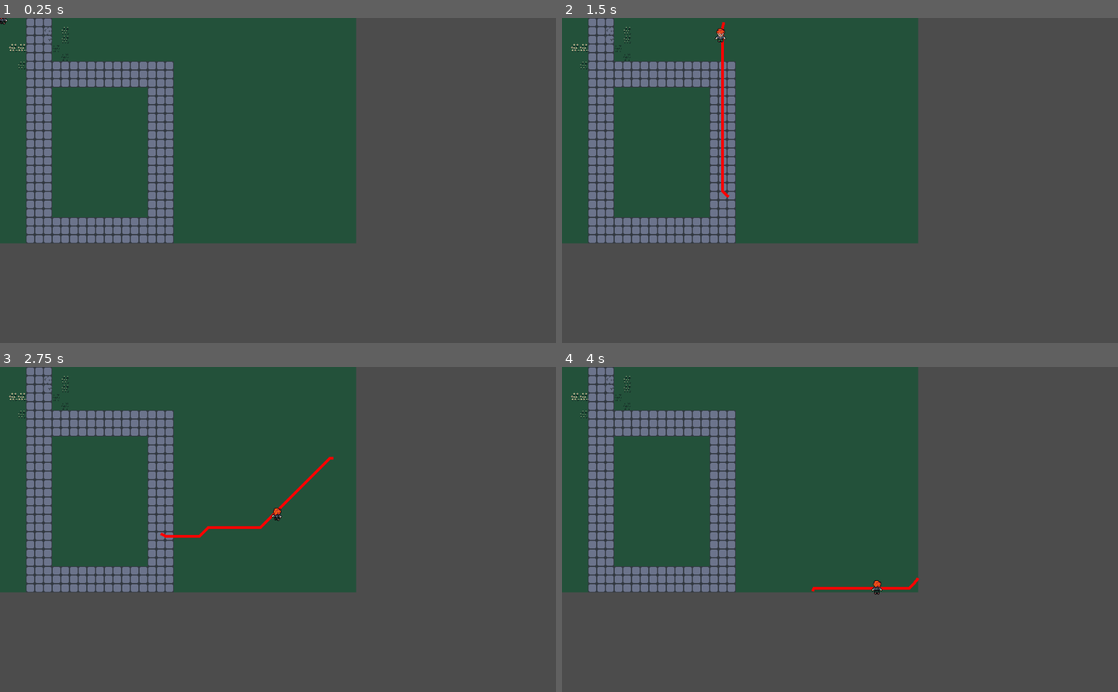
Above: before the commit, frames 1-4 (two rows, left to right).
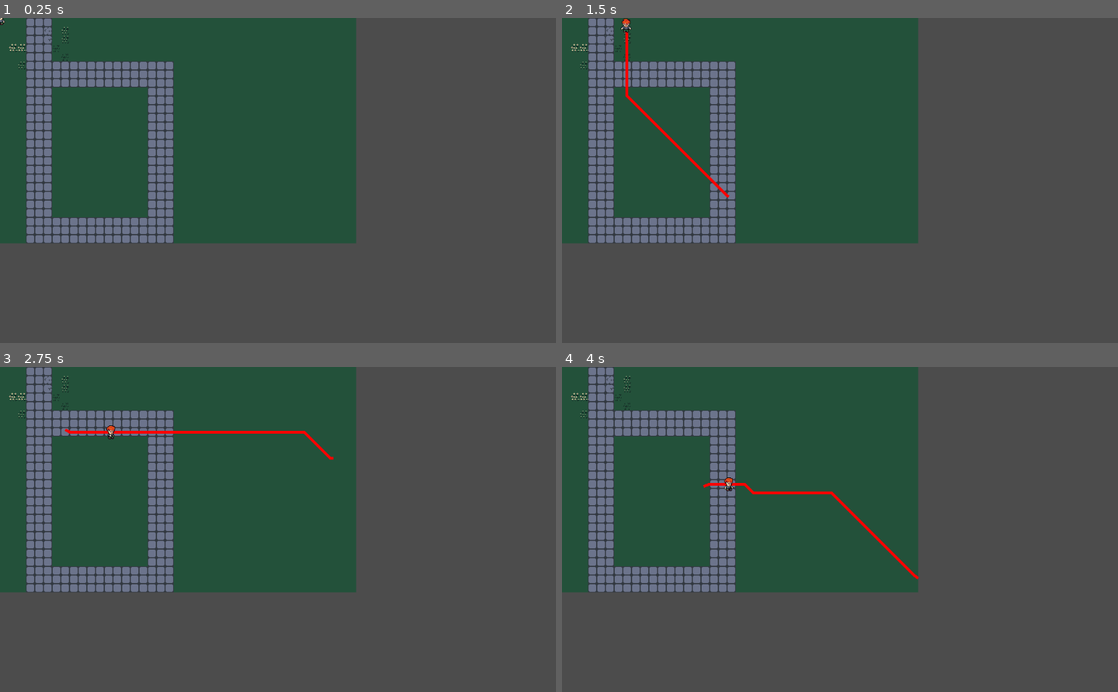
Above: after the commit, the same moments.

Repository: GiovanniBSonaglio/FarmDash
Game: Godot game, scene res://World/World.tscn
Same seed, same stepped clock (60 frames per second), same inputs: the game is played once before the commit and once after it.
Inputs (mouse positions are in pixels of both pictures, inside the frame that each line leads up to):
- Up to frame 1 (0.25 s): no input
- Up to frame 2 (1.5 s): tap Enter at 0.5 s; move the mouse to (962, 164) at 0.52 s; click (962, 164) at 0.67 s; move the mouse to (728, 196) at 1.27 s; click (728, 196) at 1.42 s
- Up to frame 3 (2.75 s): move the mouse to (333, 458) at 2.02 s; click (333, 458) at 2.17 s
- Up to frame 4 (4 s): move the mouse to (812, 594) at 2.77 s; click (812, 594) at 2.92 s; move the mouse to (1006, 578) at 3.52 s; click (1006, 578) at 3.67 s

The runs differ from the first frame. In frame 1, less than 0.1% of the frame differs, in the area x 0-2%, y 0-3%; in frame 2, 0.7%; in frame 3, 0.9%, in the area x 11-60%, y 17-53%; in frame 4, 0.7%.

Commit message:
Corrected spritesheet and animation

Diff:
--- a/Map/Map.tscn
+++ b/Map/Map.tscn
@@ -300,12 +300,14 @@
 
 [node name="Map" type="Node2D"]
 
-[node name="Ground" type="TileMap" parent="."]
+[node name="Navigation2D" type="Navigation2D" parent="."]
+
+[node name="Ground" type="TileMap" parent="Navigation2D"]
 position = Vector2( -16, -480 )
 tile_set = SubResource( 15 )
 cell_size = Vector2( 16, 16 )
 format = 1
 tile_data = PoolIntArray( 1966081, 15, 0, 1966082, 15, 0, 1966083, 15, 0, 1966084, 2, 0, 1966085, 2, 0, 1966086, 2, 0,  …(16756 unchanged characters)…
 
-[node name="AboveGround" type="TileMap" parent="."]
+[node name="AboveGround" type="TileMap" parent="Navigation2D"]
 format = 1
--- a/Player.gd
+++ b/Player.gd
@@ -1,9 +1,8 @@
 extends Node
 
-onready var nav_2d: Navigation2D = $Navigation2D#get_node("/root/Map/Map/Navigation2D")
+onready var nav_2d: Navigation2D = get_tree().get_root().get_node("World").get_node("Map").get_node("Navigation2D")
 onready var line_2d: Line2D = $Line2D
 onready var character: Sprite = $Character
-onready var animation: AnimationPlayer = $AnimationPlayer
 
 func _unhandled_input(event):
 	if not event is InputEventMouseButton:
@@ -12,17 +11,6 @@
 		return
 
 	var new_path = nav_2d.get_simple_path(Vector2(character.global_position), Vector2(event.global_position), false)
-	if event.global_position.x > character.global_position.x:
-		print("Right")
-		animation.play("moveRIGHT")
-	if event.global_position.x < character.global_position.x:
-		print("Left")
-		animation.play("moveLEFT")
-	if event.global_position.y < character.global_position.y:
-		print("Up")
-		animation.play("moveUP")
-	if event.global_position.y > character.global_position.y:
-		print("Down")
-		animation.play("moveDOWN")
+
 	line_2d.points = new_path
 	character.path = new_path
--- a/Player/Character.gd
+++ b/Player/Character.gd
@@ -1,7 +1,10 @@
 extends Sprite
 
-var speed : = 400.0
+onready var animation: AnimationPlayer = $AnimationPlayer
+
+var speed : = 150.0
 var path : = PoolVector2Array() setget set_path
+var direction = ''
 
 func _ready():
 	set_process(false)
@@ -9,13 +12,27 @@
 func _process(delta: float):
 	var move_distance : = speed * delta
 	move_along_path(move_distance)
+	animate_movement()
 
 func move_along_path(distance: float):
 	var start_point: = position
+
 	for i in range(path.size()):
 		var distance_to_next : = start_point.distance_to(path[0])
+
 		if distance <= distance_to_next and distance >= 0.0:
 			position = start_point.linear_interpolate(path[0], distance / distance_to_next)
+			direction = path[0]
+
+			if path[0].x > position.x:
+				direction = 'right'
+			if path[0].x < position.x:
+				direction = 'left'
+			if path[0].y < position.y:
+				direction = 'up'
+			if path[0].y > position.y:
+				direction = 'down'
+
 			break
 		elif distance < 0.0:
 			position = path[0]
@@ -30,3 +47,13 @@
 	if value.size() == 0:
 		return
 	set_process(true)
+
+func animate_movement():
+	if direction == 'right':
+		animation.play("moveRIGHT")
+	if direction == 'left':
+		animation.play("moveLEFT")
+	if direction == 'up':
+		animation.play("moveUP")
+	if direction == 'down':
+		animation.play("moveDOWN")
--- a/Player/Player.tscn
+++ b/Player/Player.tscn
@@ -1,90 +1,83 @@
-[gd_scene load_steps=9 format=2]
+[gd_scene load_steps=8 format=2]
 
-[ext_resource path="res://Player/PlayerSpritesheet.png" type="Texture" id=1]
+[ext_resource path="res://Player/CharacterSpritesheet.png" type="Texture" id=1]
 [ext_resource path="res://Player.gd" type="Script" id=2]
 [ext_resource path="res://Player/Character.gd" type="Script" id=3]
-[ext_resource path="res://Map/Map.tscn" type="PackedScene" id=4]
 
 [sub_resource type="Animation" id=1]
 resource_name = "moveDOWN"
-length = 0.3
+length = 0.6
 loop = true
+step = 0.15
 tracks/0/type = "value"
-tracks/0/path = NodePath("Character:frame")
+tracks/0/path = NodePath(".:frame")
 tracks/0/interp = 1
 tracks/0/loop_wrap = true
 tracks/0/imported = false
 tracks/0/enabled = true
 tracks/0/keys = {
-"times": PoolRealArray( 0, 0.1, 0.2 ),
-"transitions": PoolRealArray( 1, 1, 1 ),
+"times": PoolRealArray( 0, 0.15, 0.45, 0.6 ),
+"transitions": PoolRealArray( 1, 1, 1, 1 ),
 "update": 1,
-"values": [ 0, 1, 3 ]
+"values": [ 0, 1, 2, 3 ]
 }
 
 [sub_resource type="Animation" id=2]
 resource_name = "moveLEFT"
-length = 0.3
+length = 0.6
 loop = true
+step = 0.15
 tracks/0/type = "value"
-tracks/0/path = NodePath("Character:frame")
+tracks/0/path = NodePath(".:frame")
 tracks/0/interp = 1
 tracks/0/loop_wrap = true
 tracks/0/imported = false
 tracks/0/enabled = true
 tracks/0/keys = {
-"times": PoolRealArray( 0, 0.1, 0.2 ),
-"transitions": PoolRealArray( 1, 1, 1 ),
+"times": PoolRealArray( 0, 0.15, 0.3, 0.45 ),
+"transitions": PoolRealArray( 1, 1, 1, 1 ),
 "update": 1,
-"values": [ 12, 13, 15 ]
+"values": [ 12, 13, 14, 15 ]
 }
 
 [sub_resource type="Animation" id=3]
 resource_name = "moveRIGHT"
-length = 0.3
+length = 0.6
 loop = true
+step = 0.15
 tracks/0/type = "value"
-tracks/0/path = NodePath("Character:frame")
+tracks/0/path = NodePath(".:frame")
 tracks/0/interp = 1
 tracks/0/loop_wrap = true
 tracks/0/imported = false
 tracks/0/enabled = true
 tracks/0/keys = {
-"times": PoolRealArray( 0, 0.1, 0.2 ),
-"transitions": PoolRealArray( 1, 1, 1 ),
+"times": PoolRealArray( 0, 0.15, 0.3, 0.45 ),
+"transitions": PoolRealArray( 1, 1, 1, 1 ),
 "update": 1,
-"values": [ 8, 9, 11 ]
+"values": [ 8, 9, 10, 11 ]
 }
 
 [sub_resource type="Animation" id=4]
 resource_name = "moveUP"
-length = 0.3
+length = 0.6
 loop = true
+step = 0.15
 tracks/0/type = "value"
-tracks/0/path = NodePath("Character:frame")
+tracks/0/path = NodePath(".:frame")
 tracks/0/interp = 1
 tracks/0/loop_wrap = true
 tracks/0/imported = false
 tracks/0/enabled = true
 tracks/0/keys = {
-"times": PoolRealArray( 0, 0.1, 0.2 ),
-"transitions": PoolRealArray( 1, 1, 1 ),
+"times": PoolRealArray( 0, 0.15, 0.3, 0.45 ),
+"transitions": PoolRealArray( 1, 1, 1, 1 ),
 "update": 1,
-"values": [ 4, 5, 7 ]
+"values": [ 4, 5, 6, 7 ]
 }
 
 [node name="Player" type="Node"]
 script = ExtResource( 2 )
-
-[node name="Line2D" type="Line2D" parent="."]
-z_index = 1
-z_as_relative = false
-width = 5.0
-default_color = Color( 1, 0, 0, 1 )
-
-[node name="Navigation2D" type="Navigation2D" parent="."]
-
-[node name="Map" parent="Navigation2D" instance=ExtResource( 4 )]
 
 [node name="Character" type="Sprite" parent="."]
 z_index = 2
@@ -92,11 +85,17 @@
 texture = ExtResource( 1 )
 hframes = 4
 vframes = 4
-frame = 7
+frame = 14
 script = ExtResource( 3 )
 
-[node name="AnimationPlayer" type="AnimationPlayer" parent="."]
+[node name="AnimationPlayer" type="AnimationPlayer" parent="Character"]
 anims/moveDOWN = SubResource( 1 )
 anims/moveLEFT = SubResource( 2 )
 anims/moveRIGHT = SubResource( 3 )
 anims/moveUP = SubResource( 4 )
+
+[node name="Line2D" type="Line2D" parent="."]
+z_index = 1
+z_as_relative = false
+width = 5.0
+default_color = Color( 1, 0, 0, 1 )
--- a/World/World.tscn
+++ b/World/World.tscn
@@ -5,9 +5,9 @@
 
 [node name="World" type="Node"]
 
-[node name="Map" parent="." instance=ExtResource( 2 )]
-
 [node name="Player" parent="." instance=ExtResource( 1 )]
 
 [node name="Camera2D2" type="Camera2D" parent="."]
 position = Vector2( 512.947, 299.359 )
+
+[node name="Map" parent="." instance=ExtResource( 2 )]
Binary file added: Player/CharacterSpritesheet.png
Not shown, changed: Player/CharacterSpritesheet.png.import
Binary file removed: Player/PlayerSpritesheet.png
